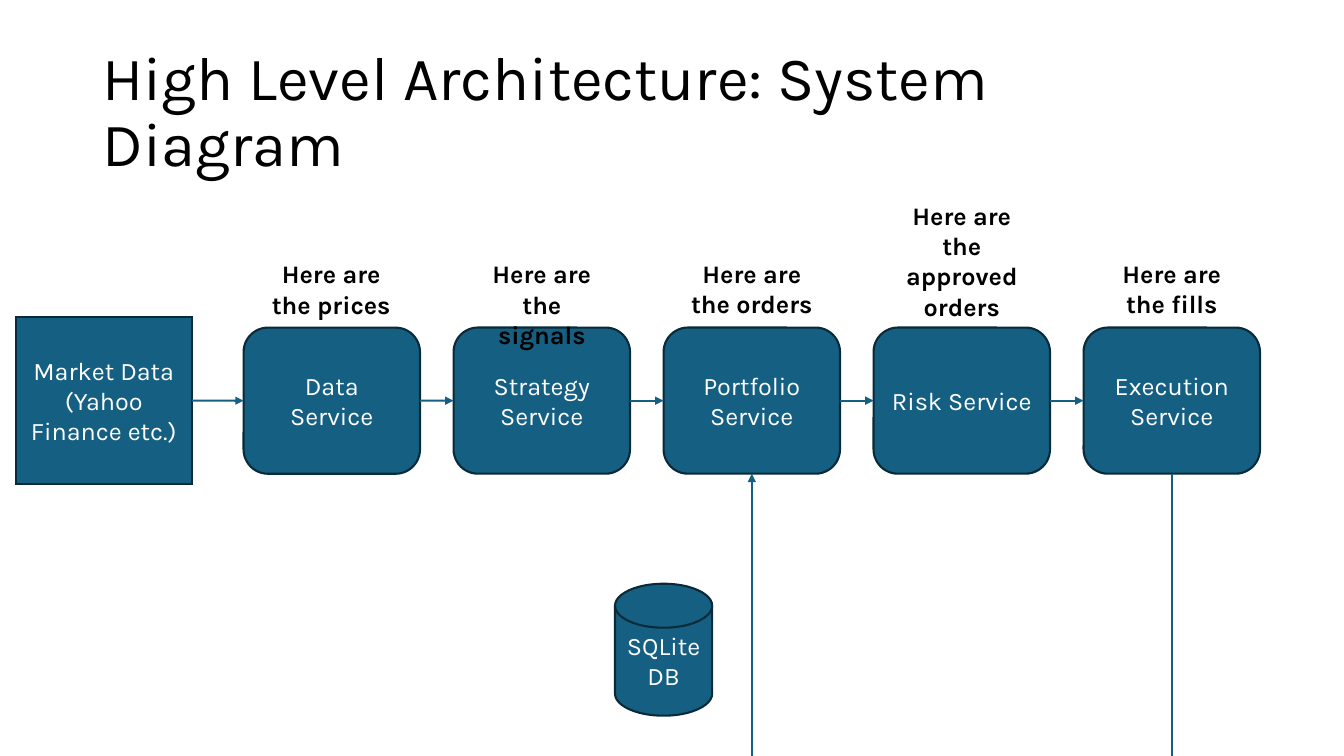
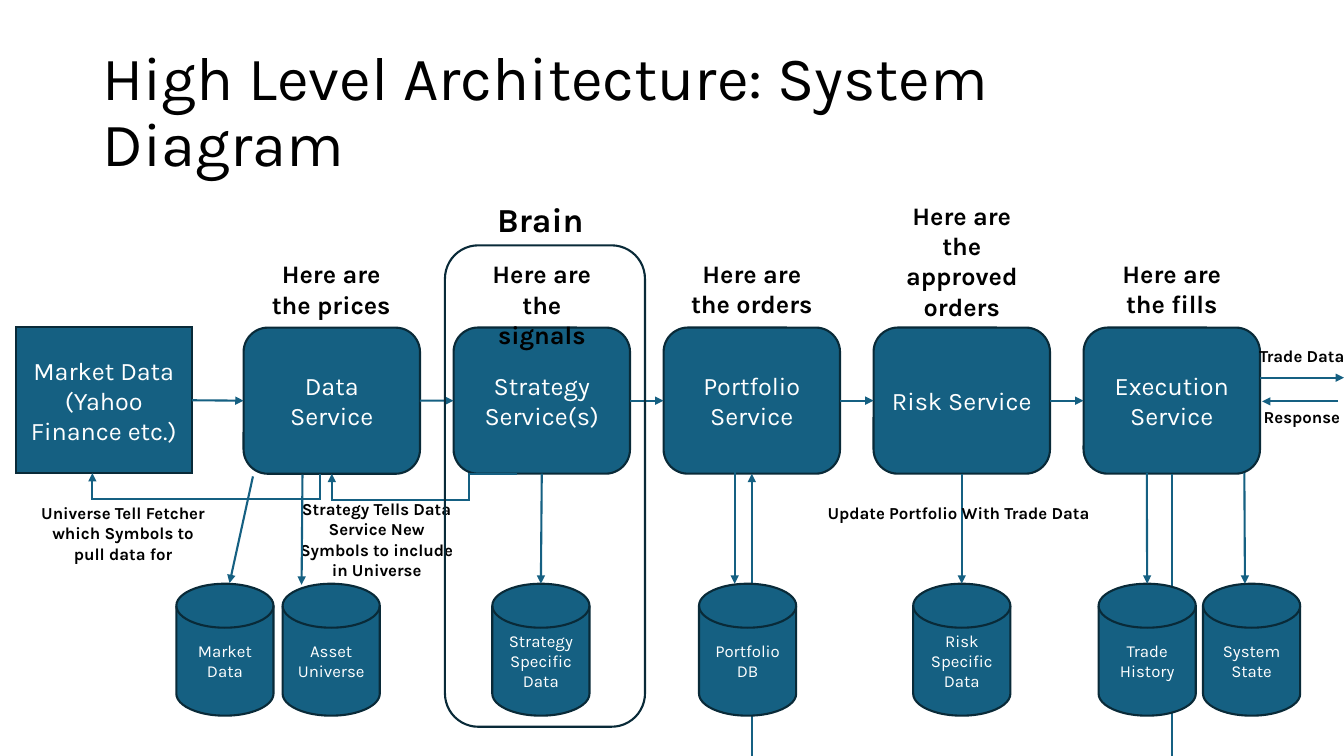
Before and after one commit to stevenOden/quant_management_platform, a slide deck: slide 4 of 00_system_architecture/quant_management_platform_architecture.pptx. Drawn at 1344x756 pixels with LibreOffice and Linux fonts; fonts in the diff are those of the drawing. Boxes give left, top, right and bottom in pixels: in the first picture for what was removed or moved away, otherwise in the second. Text is boxed around its words. In the diff, an @@ line names an element or a change of style, - is before the commit and + after.

```diff
--- a/00_system_architecture/quant_management_platform_architecture.pptx
+++ b/00_system_architecture/quant_management_platform_architecture.pptx
@@ text added at bbox=[497, 208, 584, 233], 24 pt, text #000000, bold @@
+Brain
@@ rounded rectangle added at bbox=[445, 245, 644, 727], outline #092A39 1.5 pt @@
@@ rectangle "Market Data (Yahoo Finance etc.)": place and size @@
-rectangle "Market Data (Yahoo Finance etc.)" at bbox=[15, 317, 192, 484]
+rectangle "Market Data (Yahoo Finance etc.)" at bbox=[15, 328, 192, 474]
@@ text added at bbox=[1259, 348, 1344, 368], 12 pt, text #000000, bold @@
+Trade Data
@@ text in rounded rectangle at bbox=[485, 379, 599, 428]: text changed @@
-Strategy Service
+Strategy Service(s)
@@ arrow added from (1260, 378) to (1344, 378), #156082 1.5 pt @@
@@ arrow added from (1339, 401) to (1262, 401), #156082 1.5 pt @@
@@ text added at bbox=[1264, 412, 1340, 427], 12 pt, text #000000, bold @@
+Response
@@ elbow arrow added from (321, 474) to (93, 473), #156082 1.5 pt @@
@@ arrow added from (253, 477) to (230, 584), #156082 1.5 pt @@
@@ arrow added from (302, 475) to (301, 585), #156082 1.5 pt @@
@@ elbow arrow added from (517, 474) to (332, 474), #156082 1.5 pt @@
@@ arrow added from (541, 474) to (541, 584), #156082 1.5 pt @@
@@ arrow added from (735, 459) to (735, 584), #156082 1.5 pt @@
@@ arrow added from (962, 474) to (962, 584), #156082 1.5 pt @@
@@ arrow added from (1147, 473) to (1147, 584), #156082 1.5 pt @@
@@ arrow added from (1245, 473) to (1245, 584), #156082 1.5 pt @@
@@ text added at bbox=[41, 507, 205, 564], 12 pt, text #000000, bold @@
+Universe Tell Fetcher which Symbols to pull data for
@@ text added at bbox=[300, 501, 453, 577], 12 pt, text #000000, bold @@
+Strategy Tells Data Service New Symbols to include in Universe
@@ text added at bbox=[828, 504, 1090, 524], 12 pt, text #000000, bold @@
+Update Portfolio With Trade Data
@@ cylinder added at bbox=[176, 584, 273, 716], fill #156082, outline #092A39 1.5 pt, 12 pt, text #FFFFFF @@
+Market Data
@@ cylinder added at bbox=[282, 584, 379, 716], fill #156082, outline #092A39 1.5 pt, 12 pt, text #FFFFFF @@
+Asset Universe
@@ cylinder added at bbox=[492, 584, 589, 716], fill #156082, outline #092A39 1.5 pt, 12 pt, text #FFFFFF @@
+Strategy Specific Data
@@ cylinder "Portfolio DB": place and size @@
-cylinder "Portfolio DB" at bbox=[615, 584, 712, 716]
+cylinder "Portfolio DB" at bbox=[699, 584, 796, 716]
@@ cylinder added at bbox=[913, 584, 1010, 716], fill #156082, outline #092A39 1.5 pt, 12 pt, text #FFFFFF @@
+Risk Specific Data
@@ cylinder added at bbox=[1099, 584, 1196, 716], fill #156082, outline #092A39 1.5 pt, 12 pt, text #FFFFFF @@
+Trade History
@@ cylinder added at bbox=[1203, 584, 1300, 716], fill #156082, outline #092A39 1.5 pt, 12 pt, text #FFFFFF @@
+System State
@@ text in cylinder at bbox=[715, 645, 780, 677]: text changed; size 18 to 12 pt @@
-SQLite DB
+Portfolio DB
```
Also in this commit, not shown: 21 other files.
